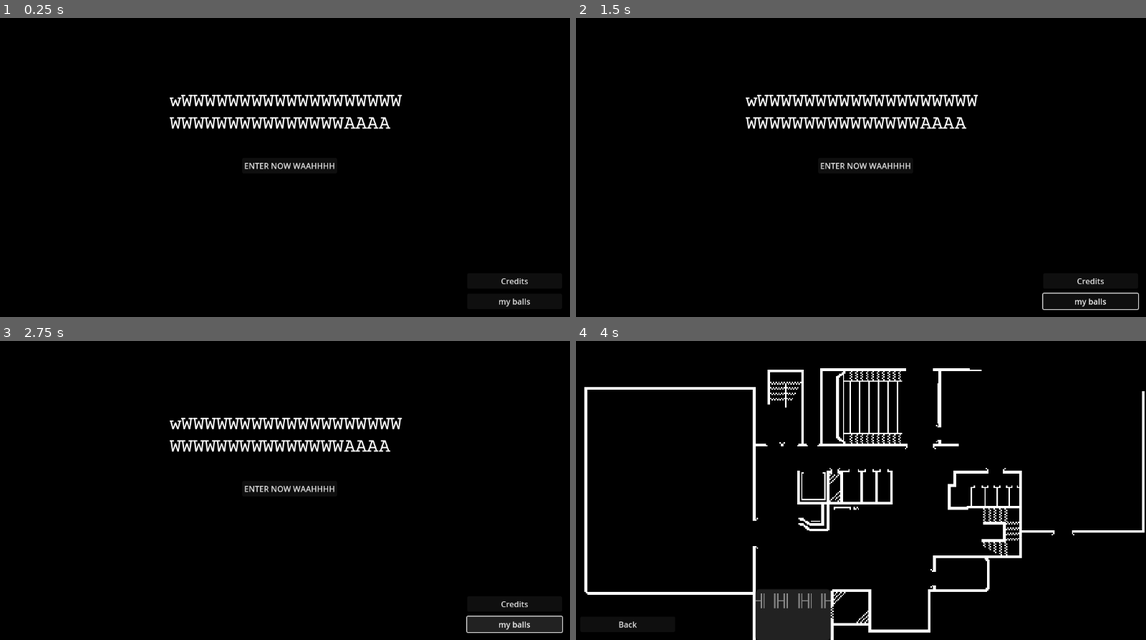
Above: before the commit, frames 1-4 (two rows, left to right).
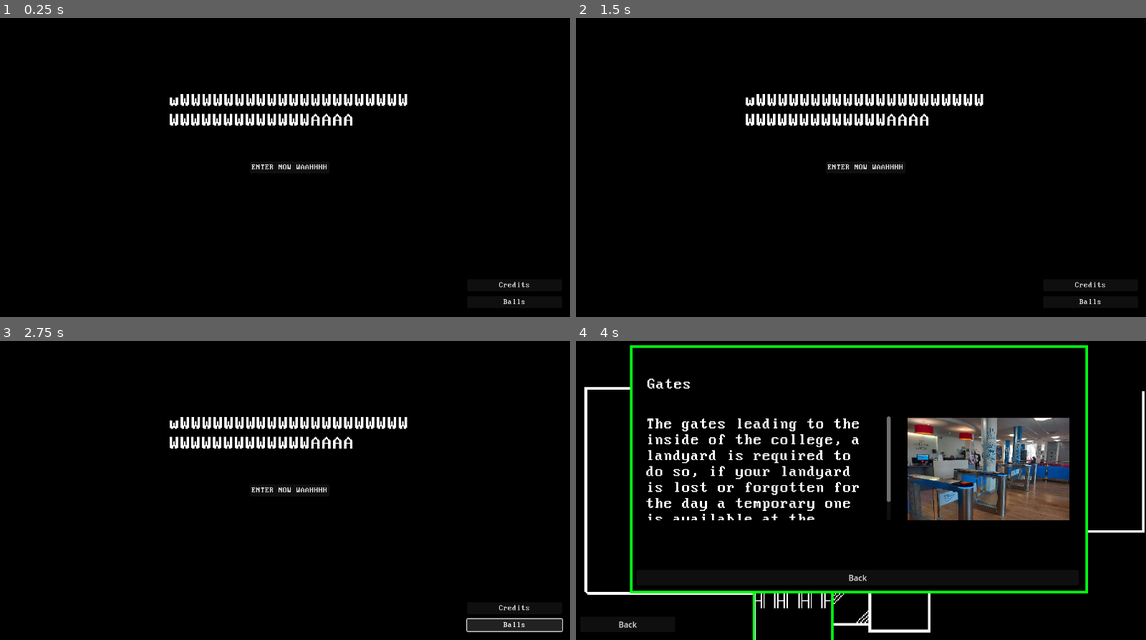
Above: after the commit, the same moments.

Repository: Alex10-0/Interactive-map
Game: Godot game, scene res://scenes/mainmenu.tscn
The game is run twice, just before and just after one commit, with the same random seed, the same clock (stepped at 60 frames per second) and the same inputs.
Inputs (mouse positions are in pixels of both pictures, inside the frame that each line leads up to):
- Up to frame 1 (0.25 s): no input
- Up to frame 2 (1.5 s): click "my balls" (after the commit: "ENTER NOW WAAHHHH") at 0.5 s; click (627, 302) at 1.25 s, where only the run after the commit has a clickable "Back"
- Up to frame 3 (2.75 s): click (513, 625) at 2 s, where only the run after the commit has a clickable "Balls"
- Up to frame 4 (4 s): click "ENTER NOW WAAHHHH" at 2.75 s; click (792, 616) at 3.52 s

The runs differ from the first frame. In frame 1, 2.8% of the frame differs, in the area x 29-93%, y 25-97%; in frame 2, 3.0%; in frame 3, 3.2%; in frame 4, 21%, in the area x 9-90%, y 1-100%.

Commit message:
gaming
DID LOTSA GOOD SHIT

Diff:
--- a/project.godot
+++ b/project.godot
@@ -15,9 +15,13 @@
 config/features=PackedStringArray("4.1", "GL Compatibility")
 config/icon="res://icon.svg"
 
+[autoload]
+
+CheckInput="*res://scenes/checkInput.gd"
+
 [input]
 
-BUTTON_LEFT={
+click={
 "deadzone": 0.5,
 "events": [Object(InputEventMouseButton,"resource_local_to_scene":false,"resource_name":"","device":-1,"window_id":0,"a …(253 unchanged characters)…
 ]
--- /dev/null
+++ b/scenes/Area2Dtest.gd
@@ -0,0 +1,12 @@
+extends Area2D
+
+var hovering = false
+var a = 0
+func _input_event(viewport, event, shape_idx):
+	if event is InputEventMouseMotion:
+		a = a + 0.01
+		print("balls")
+
+func _process(delta):
+	a = clamp(0, a, 1)
+	print(a)
--- a/scenes/Camera2D.gd
+++ b/scenes/Camera2D.gd
@@ -16,6 +16,6 @@
 			_moveCamera = true;
 		else:
 			_moveCamera = false;
-	if event is InputEventMouseMotion and _moveCamera:
+	if event is InputEventMouseMotion and _moveCamera == true:
 		position += (_previousPosition - event.position);
 		_previousPosition = event.position;
--- /dev/null
+++ b/scenes/CollisionShape2D.gd
@@ -0,0 +1,11 @@
+extends CollisionShape2D
+
+func _ready():
+	connect("mouse_entered", self, "_on_Area2D_mouse_entered")
+	connect("mouse_exited", self, "_on_Area2D_mouse_exited")
+
+func _on_Area2D_mouse_entered():
+	print("Mouse entered Area2D!")
+
+func _on_Area2D_mouse_exited():
+	print("Mouse exited Area2D.")
--- /dev/null
+++ b/scenes/Control.gd
@@ -0,0 +1,11 @@
+extends Control
+
+func _ready():
+	connect("mouse_entered", self, "_on_Control_mouse_entered")
+	connect("mouse_exited", self, "_on_Control_mouse_exited")
+
+func _on_Control_mouse_entered():
+	print("Mouse entered Control!")
+
+func _on_Control_mouse_exited():
+	print("Mouse exited Control.")
--- /dev/null
+++ b/scenes/Node2D.gd
@@ -0,0 +1,52 @@
+extends Node2D
+
+var hovering:bool = false
+var transparency:float = 0
+var moving:bool = false
+var clickTimer:float = 0
+var clicking = false
+@onready var infoScreen = get_parent().get_parent().get_node("CanvasLayer/VBoxContainer/Control2")
+
+func _process(delta):
+
+
+	clickTimer = clamp(0, clickTimer, 1)
+	transparency = clamp(0, transparency, 1)
+	modulate.a = transparency
+
+
+	if hovering == true:
+		transparency += 2.5 * delta
+	else:
+		transparency -= 2.5 * delta
+
+
+	if CheckInput.relative == Vector2.ZERO:
+
+		clickTimer -= 15 * delta
+
+		if clickTimer <= 0:
+			moving = false
+	else:
+		clickTimer = 1
+		moving = true
+
+
+	if Input.is_action_pressed("click") and hovering == true:
+		clicking = true
+	else:
+		clicking = false
+
+
+	if  Input.is_action_just_released("click") and hovering == true and moving == false:
+		infoScreen.state = 1
+		infoScreen.selectedImage = infoScreen.get(get_name())
+
+func _on_area_2d_mouse_entered():
+	print("balls")
+	hovering = true
+
+
+func _on_area_2d_mouse_exited():
+	print("WHAT")
+	hovering = false
--- /dev/null
+++ b/scenes/checkInput.gd
@@ -0,0 +1,36 @@
+extends Node
+class_name MouseInput
+
+var relative : Vector2
+var scrollFwd : int
+var scrollBck : int
+
+var lastFrame : float
+var lastMouseMove : float
+var lastScrollF : float
+var lastScrollB : float
+
+func _process(delta):
+
+	if lastMouseMove < lastFrame:
+		relative = Vector2.ZERO
+
+	if lastScrollF < lastFrame:
+		scrollFwd = 0;
+
+	if lastScrollB < lastFrame:
+		scrollBck = 0
+
+	lastFrame += delta
+
+func _input(event):
+	if event is InputEventMouseMotion:
+		lastMouseMove = lastFrame
+		relative = event.relative
+	elif event is InputEventMouseButton:
+		if event.button_index == 4:
+			lastScrollF = lastFrame
+			scrollFwd = 1
+		elif event.button_index == 5:
+			lastScrollB = lastFrame
+			scrollBck = 1
--- a/scenes/infoscreen.gd
+++ b/scenes/infoscreen.gd
@@ -1,13 +1,36 @@
 extends Control
 
+var entrance = preload("res://images/campus/entrance.jpg")
+var gates = preload("res://images/campus/gates.jpg")
+var reception = preload("res://images/campus/reception.jpg")
+var infoCentre = preload("res://images/campus/infoCentre.jpg")
 var state = 0
+var selectedImage = entrance
+@onready var image = get_node("campusImage")
+@onready var description = get_node("NinePatchRect/description")
+@onready var placeName = get_node("NinePatchRect/name")
 
 func _process(delta):
 	if state == 0:
 		visible = false
 	elif state == 1:
 		visible =  true
+	image.texture = selectedImage
+
+	match selectedImage:
+		entrance:
+			description.bbcode_text = "[center]The entrance to the college, this is the main way to access the building."
+			placeName.bbcode_text = "[center]Entrance"
+		gates:
+			description.bbcode_text = "The gates leading to the inside of the college, a landyard is required to do so, if your landyard is lost or forgotten for the day a temporary one is available at the reception."
+			placeName.bbcode_text = "Gates"
+		infoCentre:
+			description.bbcode_text = "balls"
+			placeName.bbcode_text = "Gates"
+		reception:
+			description.bbcode_text = "The reception of BSDC, here you can ask questions to the receptioners and they will attempt to guide you accordingly."
+			placeName.bbcode_text = "Gates"
 
 func _input(event):
 	if event.is_action_pressed("appear"):
-		state = 1 - state
+		selectedImage = infoCentre
--- a/scenes/infoscreen.tscn
+++ b/scenes/infoscreen.tscn
@@ -1,10 +1,11 @@
-[gd_scene load_steps=7 format=3 uid="uid://ddfvhntkkvmrk"]
+[gd_scene load_steps=8 format=3 uid="uid://ddfvhntkkvmrk"]
 
 [ext_resource type="Script" path="res://scenes/infoscreen.gd" id="1_mp88q"]
 [ext_resource type="Texture2D" uid="uid://bcvmulc35vs6t" path="res://images/menu.png" id="1_qkuyl"]
 [ext_resource type="Texture2D" uid="uid://gd42n7q1dto1" path="res://images/test.png" id="1_s1bng"]
+[ext_resource type="FontFile" uid="uid://c408u3xjkxfuh" path="res://sources/fonts/dos/BlockZone.ttf" id="4_x4xk4"]
 [ext_resource type="Texture2D" uid="uid://dmvkmc1jvxgi" path="res://images/campus/gates.jpg" id="5_iuvp6"]
-[ext_resource type="FontFile" uid="uid://mt81q5eklb4i" path="res://sources/fonts/CourierPrime-Regular.ttf" id="5_uwifm"]
+[ext_resource type="Script" path="res://scenes/panelBackButton.gd" id="5_xy8yp"]
 
 [sub_resource type="CanvasItemMaterial" id="CanvasItemMaterial_fke2e"]
 
@@ -37,28 +38,50 @@
 patch_margin_right = 5
 patch_margin_bottom = 5
 
-[node name="RichTextLabel" type="RichTextLabel" parent="NinePatchRect"]
+[node name="description" type="RichTextLabel" parent="NinePatchRect"]
 layout_mode = 0
-offset_left = 15.0
-offset_top = 21.0
-offset_right = 487.0
-offset_bottom = 75.0
-theme_override_fonts/normal_font = ExtResource("5_uwifm")
-theme_override_font_sizes/normal_font_size = 40
+offset_left = 33.0
+offset_top = 143.0
+offset_right = 525.0
+offset_bottom = 352.0
+theme_override_fonts/normal_font = ExtResource("4_x4xk4")
+theme_override_font_sizes/normal_font_size = 32
 bbcode_enabled = true
-text = "[center]gaming"
+text = "[center]Lorem Ipsum Lorem Ipsum Lorem Ipsum Lorem Ipsum Lorem Ipsum Lorem Ipsum Lorem Ipsum Lorem Ipsum Lorem Ipsum Lorem Ipsum Lorem Ipsum Lorem Ipsum Lorem Ipsum Lorem Ipsum Lorem Ipsum Lorem Ipsum Lorem Ipsum Lorem Ipsum Lorem Ipsum Lorem Ipsum Lorem Ipsum Lorem Ipsum Lorem Ipsum Lorem Ipsum Lorem Ipsum Lorem Ipsum Lorem Ipsum Lorem Ipsum Lorem Ipsum Lorem Ipsum Lorem Ipsum "
 
-[node name="RichTextLabel2" type="RichTextLabel" parent="NinePatchRect"]
+[node name="name" type="RichTextLabel" parent="NinePatchRect"]
 layout_mode = 0
-offset_left = 45.0
-offset_top = 89.0
-offset_right = 461.0
-offset_bottom = 461.0
-theme_override_fonts/normal_font = ExtResource("5_uwifm")
+offset_left = 35.0
+offset_top = 63.0
+offset_right = 527.0
+offset_bottom = 121.0
+theme_override_fonts/normal_font = ExtResource("4_x4xk4")
 theme_override_font_sizes/normal_font_size = 32
-text = "Lorem Ipsum Lorem Ipsum Lorem Ipsum Lorem Ipsum Lorem Ipsum Lorem Ipsum Lorem Ipsum Lorem Ipsum Lorem Ipsum Lorem Ipsum Lorem Ipsum Lorem Ipsum Lorem Ipsum Lorem Ipsum Lorem Ipsum Lorem Ipsum Lorem Ipsum Lorem Ipsum Lorem Ipsum Lorem Ipsum Lorem Ipsum Lorem Ipsum Lorem Ipsum Lorem Ipsum Lorem Ipsum Lorem Ipsum Lorem Ipsum Lorem Ipsum Lorem Ipsum Lorem Ipsum Lorem Ipsum "
+bbcode_enabled = true
+text = "[center]Lorem Ipsum"
+
+[node name="MarginContainer2" type="MarginContainer" parent="NinePatchRect"]
+layout_mode = 1
+anchors_preset = 2
+anchor_top = 1.0
+anchor_bottom = 1.0
+offset_left = 13.0
+offset_top = -47.0
+offset_right = 904.0
+offset_bottom = -16.0
+grow_vertical = 0
+
+[node name="VBoxContainer" type="VBoxContainer" parent="NinePatchRect/MarginContainer2"]
+layout_mode = 2
+theme_override_constants/separation = 10
+metadata/_edit_lock_ = true
+
+[node name="Button" type="Button" parent="NinePatchRect/MarginContainer2/VBoxContainer"]
+layout_mode = 2
+text = "Back"
+script = ExtResource("5_xy8yp")
 
 [node name="campusImage" type="Sprite2D" parent="."]
-position = Vector2(245, 28)
-scale = Vector2(0.096564, 0.0815359)
+position = Vector2(279, 0)
+scale = Vector2(0.0800185, 0.0675653)
 texture = ExtResource("5_iuvp6")
--- /dev/null
+++ b/scenes/interactiveshit.gd
@@ -0,0 +1,11 @@
+extends NinePatchRect
+
+
+# Called when the node enters the scene tree for the first time.
+func _ready():
+	pass # Replace with function body.
+
+
+# Called every frame. 'delta' is the elapsed time since the previous frame.
+func _process(delta):
+	pass
--- a/scenes/mainmenu.tscn
+++ b/scenes/mainmenu.tscn
@@ -1,7 +1,7 @@
 [gd_scene load_steps=4 format=3 uid="uid://d28t8el8xfspt"]
 
-[ext_resource type="FontFile" uid="uid://mt81q5eklb4i" path="res://sources/fonts/CourierPrime-Regular.ttf" id="1_g855x"]
 [ext_resource type="Script" path="res://Scripts/Buttons/CreditsButton.gd" id="1_hqdqb"]
+[ext_resource type="FontFile" uid="uid://c408u3xjkxfuh" path="res://sources/fonts/dos/BlockZone.ttf" id="1_xnxhg"]
 [ext_resource type="Script" path="res://scenes/Start.gd" id="3_qihfn"]
 
 [node name="Main Menu" type="Control"]
@@ -23,9 +23,9 @@
 anchor_right = 1.0
 anchor_bottom = 1.0
 offset_left = -207.0
-offset_top = -88.0
+offset_top = -76.0
 offset_right = -16.0
-offset_bottom = -16.0
+offset_bottom = -4.0
 grow_horizontal = 0
 grow_vertical = 0
 
@@ -36,12 +36,14 @@
 
 [node name="Credits" type="Button" parent="MarginContainer/VBoxContainer"]
 layout_mode = 2
+theme_override_fonts/font = ExtResource("1_xnxhg")
 text = "Credits"
 script = ExtResource("1_hqdqb")
 
-[node name="Button" type="Button" parent="MarginContainer/VBoxContainer"]
+[node name="Credits2" type="Button" parent="MarginContainer/VBoxContainer"]
 layout_mode = 2
-text = "my balls"
+theme_override_fonts/font = ExtResource("1_xnxhg")
+text = "Balls"
 
 [node name="MarginContainer2" type="MarginContainer" parent="."]
 layout_mode = 1
@@ -59,7 +61,7 @@
 
 [node name="RichTextLabel" type="RichTextLabel" parent="MarginContainer2"]
 layout_mode = 2
-theme_override_fonts/normal_font = ExtResource("1_g855x")
+theme_override_fonts/normal_font = ExtResource("1_xnxhg")
 theme_override_font_sizes/normal_font_size = 39
 bbcode_enabled = true
 text = "wWWWWWWWWWWWWWWWWWWWWWWWWWWWWWWWWWWAAAA"
@@ -72,5 +74,6 @@
 layout_mode = 2
 size_flags_horizontal = 4
 size_flags_vertical = 10
+theme_override_fonts/font = ExtResource("1_xnxhg")
 text = "ENTER NOW WAAHHHH"
 script = ExtResource("3_qihfn")
--- a/scenes/map.tscn
+++ b/scenes/map.tscn
@@ -1,18 +1,17 @@
-[gd_scene load_steps=10 format=3 uid="uid://daq3v5sp5m0wn"]
+[gd_scene load_steps=9 format=3 uid="uid://daq3v5sp5m0wn"]
 
 [ext_resource type="Texture2D" uid="uid://c8oo1e1b3ojnb" path="res://images/FakeShit.png" id="1_xit1h"]
 [ext_resource type="Script" path="res://scenes/Camera2D.gd" id="2_l14ax"]
-[ext_resource type="Script" path="res://scenes/testing.gd" id="2_vifk4"]
 [ext_resource type="Script" path="res://Scripts/Buttons/Back.gd" id="3_5h7ud"]
 [ext_resource type="PackedScene" uid="uid://ddfvhntkkvmrk" path="res://scenes/infoscreen.tscn" id="4_xjmc8"]
+[ext_resource type="Script" path="res://scenes/Node2D.gd" id="5_gw8ij"]
+[ext_resource type="Texture2D" uid="uid://bcvmulc35vs6t" path="res://images/menu.png" id="5_l75np"]
 
-[sub_resource type="StyleBoxEmpty" id="StyleBoxEmpty_jf8pc"]
+[sub_resource type="RectangleShape2D" id="RectangleShape2D_3vxcj"]
+size = Vector2(163, 108)
 
-[sub_resource type="StyleBoxEmpty" id="StyleBoxEmpty_pq1mk"]
-
-[sub_resource type="StyleBoxEmpty" id="StyleBoxEmpty_o4ids"]
-
-[sub_resource type="StyleBoxEmpty" id="StyleBoxEmpty_4felc"]
+[sub_resource type="RectangleShape2D" id="RectangleShape2D_qqvuy"]
+size = Vector2(235, 131)
 
 [node name="Node2D" type="Node2D"]
 
@@ -21,17 +20,7 @@
 position = Vector2(250.5, -339.5)
 scale = Vector2(2.71167, 2.71167)
 texture = ExtResource("1_xit1h")
-
-[node name="Button" type="Button" parent="FakeShit-export"]
-offset_left = -170.0
-offset_top = 207.0
-offset_right = -114.0
-offset_bottom = 245.0
-theme_override_styles/normal = SubResource("StyleBoxEmpty_jf8pc")
-theme_override_styles/pressed = SubResource("StyleBoxEmpty_pq1mk")
-theme_override_styles/disabled = SubResource("StyleBoxEmpty_o4ids")
-theme_override_styles/focus = SubResource("StyleBoxEmpty_4felc")
-script = ExtResource("2_vifk4")
+metadata/_edit_lock_ = true
 
 [node name="Camera2D" type="Camera2D" parent="."]
 script = ExtResource("2_l14ax")
@@ -73,3 +62,90 @@
 
 [node name="Control2" parent="CanvasLayer/VBoxContainer" instance=ExtResource("4_xjmc8")]
 layout_mode = 2
+
+[node name="Node2D2" type="Node2D" parent="."]
+
+[node name="gates" type="Node2D" parent="Node2D2"]
+script = ExtResource("5_gw8ij")
+metadata/_edit_lock_ = true
+
+[node name="Area2D" type="Area2D" parent="Node2D2/gates"]
+position = Vector2(-135, 278)
+metadata/_edit_lock_ = true
+
+[node name="NinePatchRect" type="NinePatchRect" parent="Node2D2/gates/Area2D"]
+offset_left = -81.0
+offset_top = -56.0
+offset_right = 82.0
+offset_bottom = 52.0
+texture = ExtResource("5_l75np")
+draw_center = false
+region_rect = Rect2(0, 0, 50, 50)
+patch_margin_left = 5
+patch_margin_top = 5
+patch_margin_right = 6
+patch_margin_bottom = 5
+metadata/_edit_use_anchors_ = true
+metadata/_edit_lock_ = true
+
+[node name="CollisionShape2D" type="CollisionShape2D" parent="Node2D2/gates/Area2D"]
+position = Vector2(0.5, -2)
+shape = SubResource("RectangleShape2D_3vxcj")
+metadata/_edit_lock_ = true
+
+[node name="entrance" type="Node2D" parent="Node2D2"]
+script = ExtResource("5_gw8ij")
+
+[node name="Area2D" type="Area2D" parent="Node2D2/entrance"]
+position = Vector2(-139, 410)
+
+[node name="NinePatchRect" type="NinePatchRect" parent="Node2D2/entrance/Area2D"]
+offset_left = -118.0
+offset_top = -66.0
+offset_right = 119.0
+offset_bottom = 67.0
+texture = ExtResource("5_l75np")
+draw_center = false
+region_rect = Rect2(0, 0, 50, 50)
+patch_margin_left = 5
+patch_margin_top = 5
+patch_margin_right = 5
+patch_margin_bottom = 5
+metadata/_edit_lock_ = true
+
+[node name="CollisionShape2D" type="CollisionShape2D" parent="Node2D2/entrance/Area2D"]
+position = Vector2(-0.5, 1)
+shape = SubResource("RectangleShape2D_qqvuy")
+metadata/_edit_lock_ = true
+
+[node name="reception" type="Node2D" parent="Node2D2"]
+position = Vector2(56, -176)
+script = ExtResource("5_gw8ij")
+
+[node name="Area2D" type="Area2D" parent="Node2D2/reception"]
+position = Vector2(-135, 278)
+
+[node name="NinePatchRect" type="NinePatchRect" parent="Node2D2/reception/Area2D"]
+offset_left = -81.0
+offset_top = -56.0
+offset_right = 82.0
+offset_bottom = 52.0
+texture = ExtResource("5_l75np")
+draw_center = false
+region_rect = Rect2(0, 0, 50, 50)
+patch_margin_left = 5
+patch_margin_top = 5
+patch_margin_right = 6
+patch_margin_bottom = 5
+metadata/_edit_use_anchors_ = true
+
+[node name="CollisionShape2D" type="CollisionShape2D" parent="Node2D2/reception/Area2D"]
+position = Vector2(0.5, -2)
+shape = SubResource("RectangleShape2D_3vxcj")
+
+[connection signal="mouse_entered" from="Node2D2/gates/Area2D" to="Node2D2/gates" method="_on_area_2d_mouse_entered"]
+[connection signal="mouse_exited" from="Node2D2/gates/Area2D" to="Node2D2/gates" method="_on_area_2d_mouse_exited"]
+[connection signal="mouse_entered" from="Node2D2/entrance/Area2D" to="Node2D2/entrance" method="_on_area_2d_mouse_entered"]
+[connection signal="mouse_exited" from="Node2D2/entrance/Area2D" to="Node2D2/entrance" method="_on_area_2d_mouse_exited"]
+[connection signal="mouse_entered" from="Node2D2/reception/Area2D" to="Node2D2/reception" method="_on_area_2d_mouse_entered"]
+[connection signal="mouse_exited" from="Node2D2/reception/Area2D" to="Node2D2/reception" method="_on_area_2d_mouse_exited"]
--- /dev/null
+++ b/scenes/panelBackButton.gd
@@ -0,0 +1,6 @@
+extends Button
+
+@onready var infoScreen = get_parent().get_parent().get_parent().get_parent()
+
+func _pressed():
+	infoScreen.state = 0
Binary file changed: images/FakeShit.png
Binary file changed: images/menu.png
Binary file added: images/menuwhite.png
Not shown, added: images/menuwhite.png.import
Binary file added: sources/fonts/dos/BlockZone.ttf
Not shown, added: sources/fonts/dos/BlockZone.ttf.import
